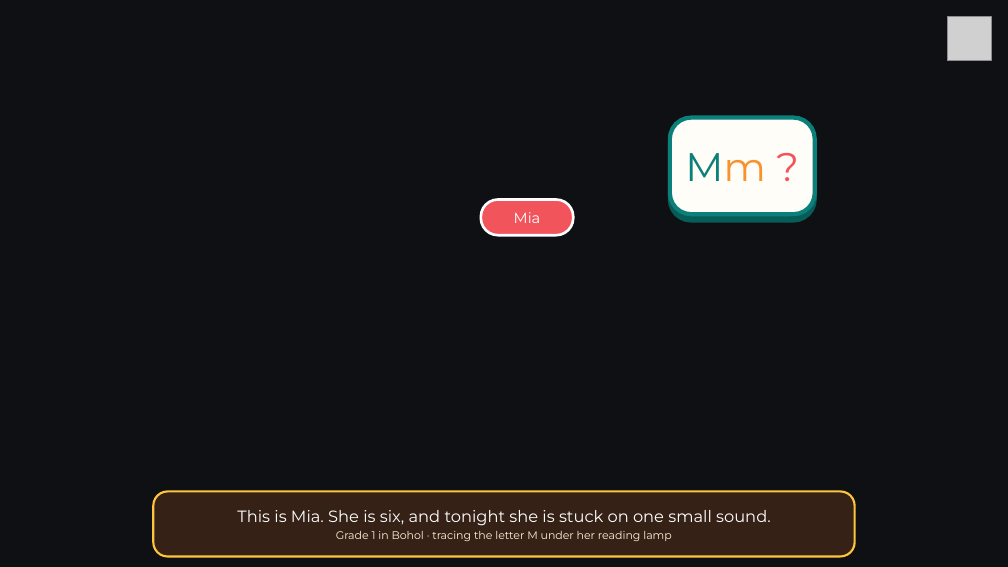
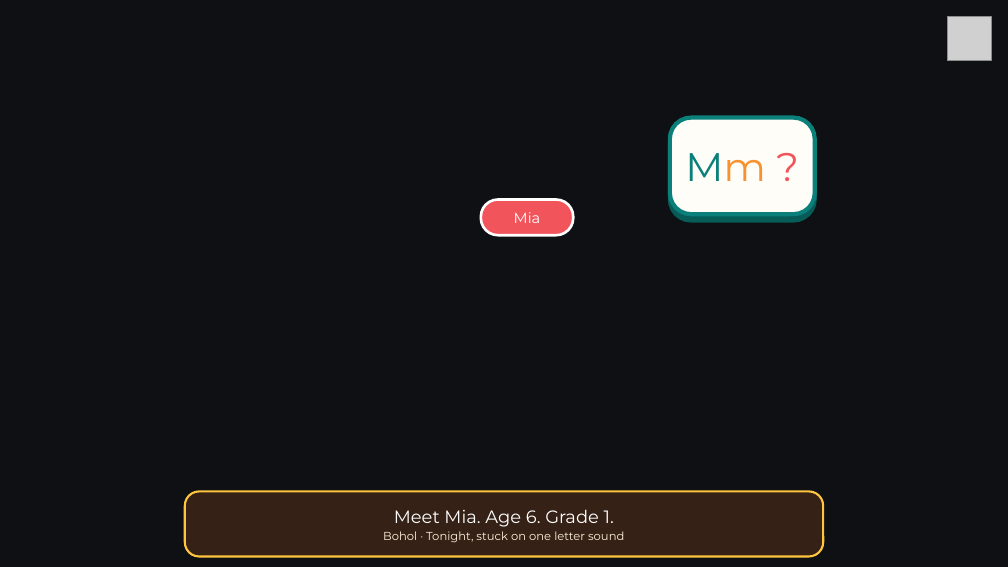
Before and after one commit to zendrix-hub/playIt, a slide deck: slide 1 of docs/tekcon-2026/04_PitchPerfect_2026/G56_PlayIT_PitchPerfect_2026_Deck.pptx. Drawn at 1008x567 pixels with LibreOffice and Linux fonts; fonts in the diff are those of the drawing; grey boxes stand for pictures; background and template pictures are left out. Boxes give left, top, right and bottom in pixels: in the first picture for what was removed or moved away, otherwise in the second. Text is boxed around its words. In the diff, an @@ line names an element or a change of style, - is before the commit and + after.

Commit message:
Rework S03 faces, replace S10 crayon bridge, insert S18 phone splash, trim deck text & add TED-style study script

```diff
--- a/docs/tekcon-2026/04_PitchPerfect_2026/G56_PlayIT_PitchPerfect_2026_Deck.pptx
+++ b/docs/tekcon-2026/04_PitchPerfect_2026/G56_PlayIT_PitchPerfect_2026_Deck.pptx
@@ rounded rectangle "Meet Mia. Age 6. Grade ..." resized from (x1=154, y1=492, x2=855, y2=557) to (x1=185, y1=492, x2=823, y2=557) @@
@@ text in rounded rectangle at (x1=383, y1=509, x2=624, y2=543): text changed; size 15.5 to 11 pt; text colour #FFFFFF to #FFF2DC @@
-This is Mia. She is six, and tonight she is stuck on one small sound.
-Grade 1 in Bohol · tracing the letter M under her reading lamp
+Meet Mia. Age 6. Grade 1.
+Bohol · Tonight, stuck on one letter sound
```
Also in this commit, not shown: 15 other slides changed, 26 other files.
